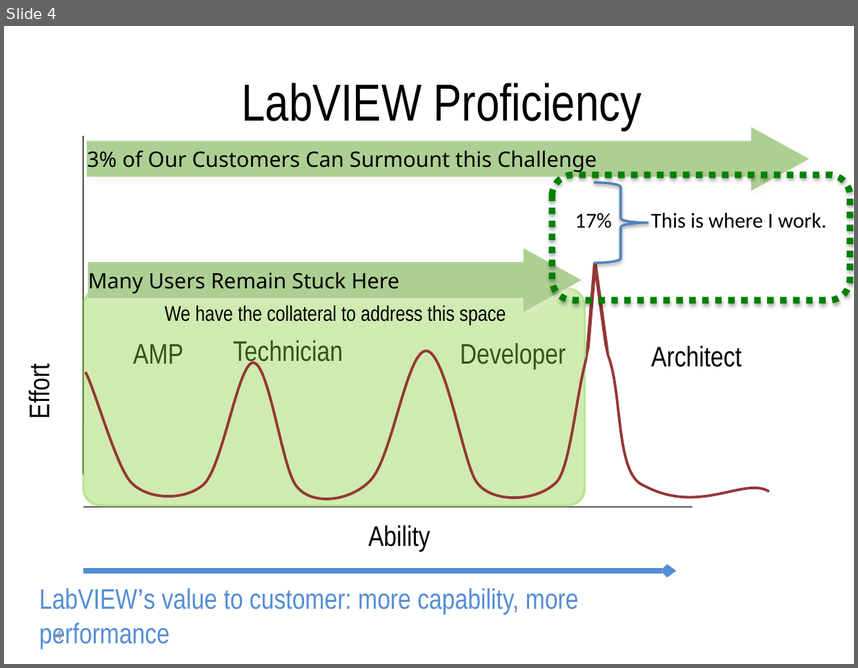
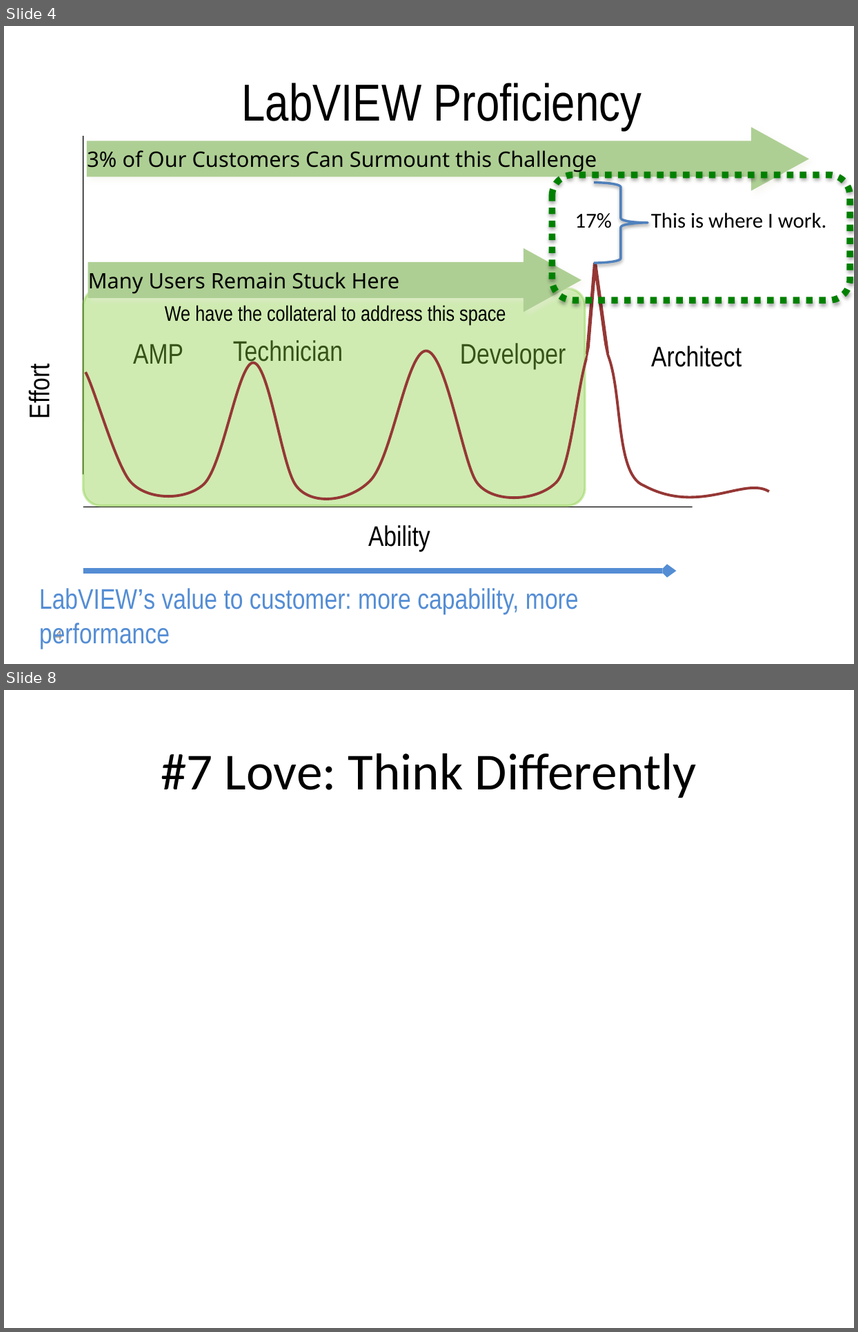
Before and after one commit to njhollenback/Presentations, a slide deck: 9-5 Things That I Love Hate About Actor Framework.pptx. Shown one above the other, each under a label of ours: slide 4 before the commit, slides 4 and 8 after it; the slides between them are not shown. The pictures are 858x668 and 858x1332 pixels, drawn with LibreOffice and Linux fonts; fonts in the diff are those of the drawing. Boxes give left, top, right and bottom in pixels: in the first picture for what was removed or moved away, otherwise in the second. Text is boxed around its words. In the diff, an @@ line names an element or a change of style, - is before the commit and + after.

```diff
--- a/9-5 Things That I Love Hate About Actor Framework.pptx
+++ b/9-5 Things That I Love Hate About Actor Framework.pptx
@@ slide 8 added at (4,690,854,1328), background #FFFFFF @@
@@ title added at (161,753,697,798), 44 pt, text #000000 @@
+#7 Love: Think Differently
```
Also in this commit, not shown: 2 slides changed, 8 other slides added.
